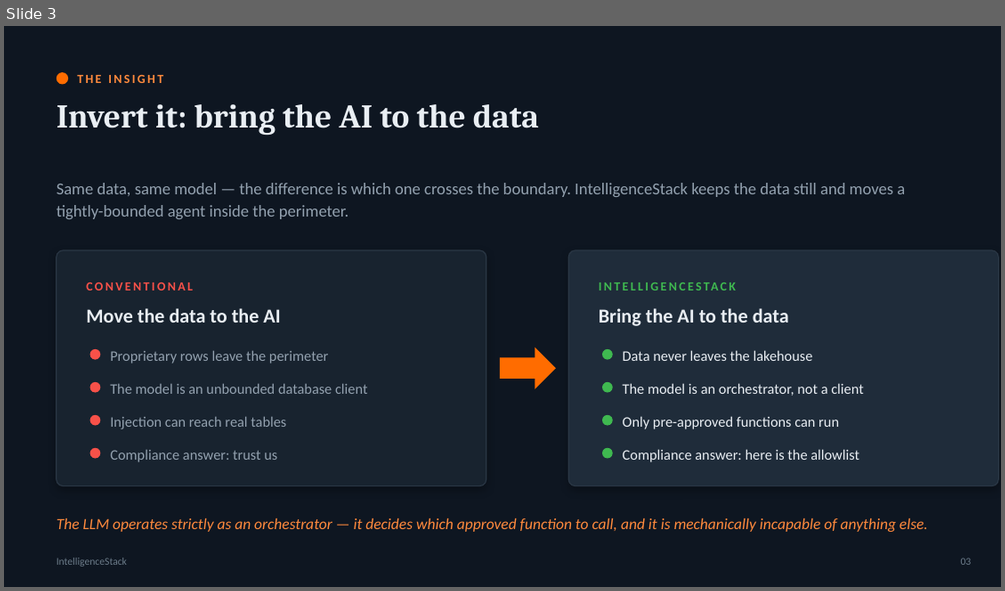
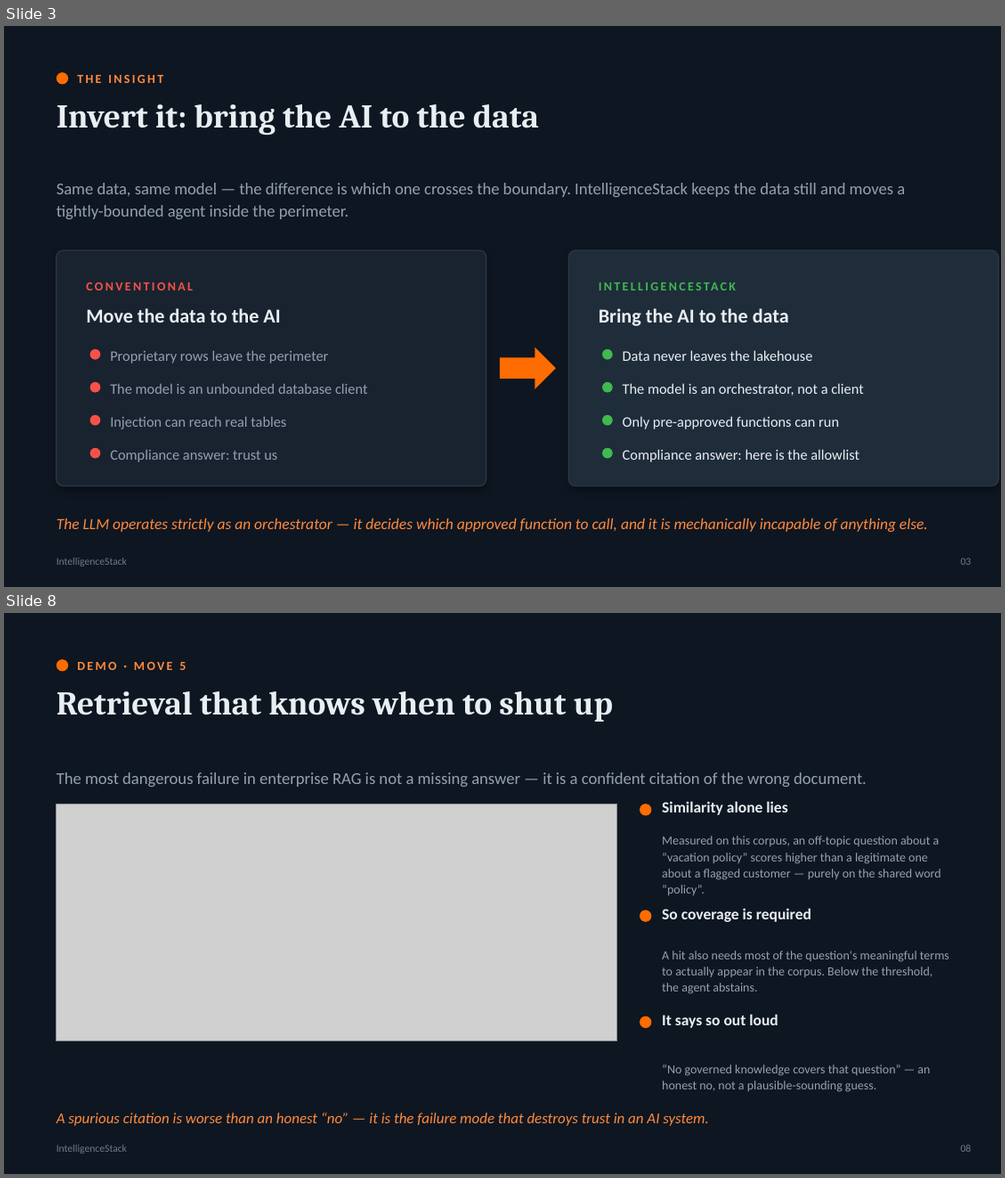
Before and after one commit to atharvvani464/IntelligenceStack, a slide deck: IntelligenceStack_Executive_Deck.pptx. Shown one above the other, each under a label of ours: slide 3 before the commit, slides 3 and 8 after it; the slides between them are not shown. The pictures are 1005x591 and 1005x1178 pixels, drawn with LibreOffice and Linux fonts; fonts in the diff are those of the drawing; grey boxes stand for pictures. Boxes give left, top, right and bottom in pixels: in the first picture for what was removed or moved away, otherwise in the second. Text is boxed around its words. In the diff, an @@ line names an element or a change of style, - is before the commit and + after.

```diff
--- a/IntelligenceStack_Executive_Deck.pptx
+++ b/IntelligenceStack_Executive_Deck.pptx
@@ slide 8 added at bbox=[4, 613, 1001, 1174], background #0E1621 @@
@@ ellipse added at bbox=[57, 659, 68, 672], fill #FF6C00 @@
@@ text added at bbox=[77, 662, 186, 670], 12 pt, text #FF8A3D, bold @@
+DEMO · MOVE 5
@@ text added at bbox=[57, 691, 613, 722], 32 pt, text #E9EEF3, bold @@
+Retrieval that knows when to shut up
@@ text added at bbox=[57, 772, 866, 787], 16 pt, text #93A1AF @@
+The most dangerous failure in enterprise RAG is not a missing answer — it is a confident citation of the wrong document.
@@ picture added at bbox=[57, 803, 617, 1041] @@
@@ ellipse added at bbox=[639, 803, 652, 816], fill #FF6C00 @@
@@ text added at bbox=[662, 801, 787, 815], 15 pt, text #E9EEF3, bold @@
+Similarity alone lies
@@ text added at bbox=[662, 835, 940, 895], 12 pt, text #93A1AF @@
+Measured on this corpus, an off-topic question about a “vacation policy” scores higher than a legitimate one about a flagged customer — purely on the shared word “policy”.
@@ ellipse added at bbox=[639, 910, 652, 922], fill #FF6C00 @@
@@ text added at bbox=[662, 908, 811, 922], 15 pt, text #E9EEF3, bold @@
+So coverage is required
@@ text added at bbox=[662, 950, 949, 994], 12 pt, text #93A1AF @@
+A hit also needs most of the question's meaningful terms to actually appear in the corpus. Below the threshold, the agent abstains.
@@ ellipse added at bbox=[639, 1016, 652, 1028], fill #FF6C00 @@
@@ text added at bbox=[662, 1013, 777, 1028], 15 pt, text #E9EEF3, bold @@
+It says so out loud
@@ text added at bbox=[662, 1064, 930, 1092], 12 pt, text #93A1AF @@
+“No governed knowledge covers that question” — an honest no, not a plausible-sounding guess.
@@ text added at bbox=[57, 1112, 709, 1126], 14.5 pt, text #FF8A3D, italic @@
+A spurious citation is worse than an honest “no” — it is the failure mode that destroys trust in an AI system.
@@ text added at bbox=[57, 1144, 127, 1153], 10 pt, text #6C7C8A @@
+IntelligenceStack
@@ text added at bbox=[961, 1144, 971, 1151], 10 pt, text #6C7C8A @@
+08
```
Also in this commit, not shown: 7 slides changed, 1 other slide added, 1 slide removed, 1 other file.
